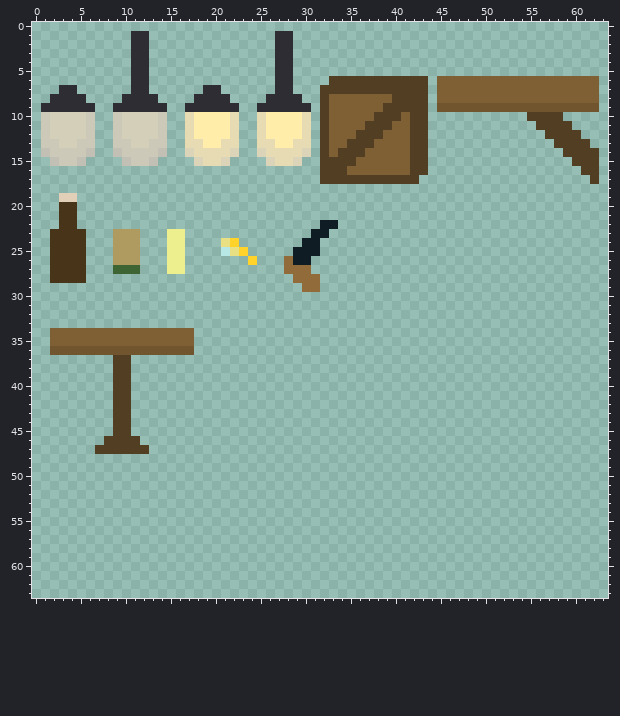
Two versions of one pixel-art sprite, Assets/Sprites/Map/Props&Items/TTT props.png. Above: the version before the commit.
The file is 64x64 pixels. Colours within 5 levels of each other are drawn and written as one.
Now the later version:
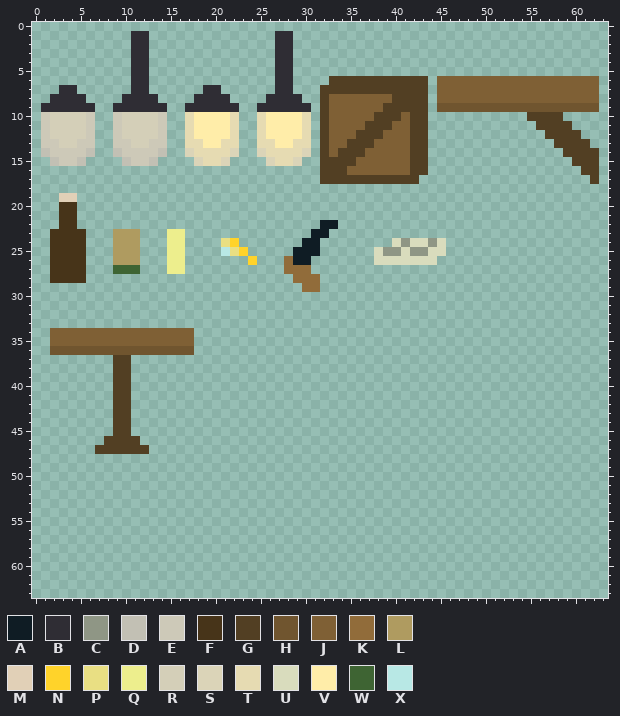
Palette (. is transparent): A #0f1c24  B #2f2d34  C #8f9685  D #c2c0b4  E #cdc9b8  F #473419  G #523f23  H #70552f  J #7f6035  K #916c3a  L #af9b60  M #e1d0b7  N #ffd32a  P #e9df83  Q #edee8d  R #d4cfb8  S #dbd4b8  T #e6dbb2  U #d9dcbd  V #ffeda9  W #3e6433  X #b8e8e5
What changed:
@@ x 36..47 @@
 23 ............
-24 ............
-25 ............
-26 ............
+24 ....UCUUCU..
+25 ..UCCUCCUU..
+26 ..UUUUUUU...
 27 ............
Changed places in both pictures, as pixel boxes (x1, y1, x2, y2):
added: (374, 238, 446, 265)
